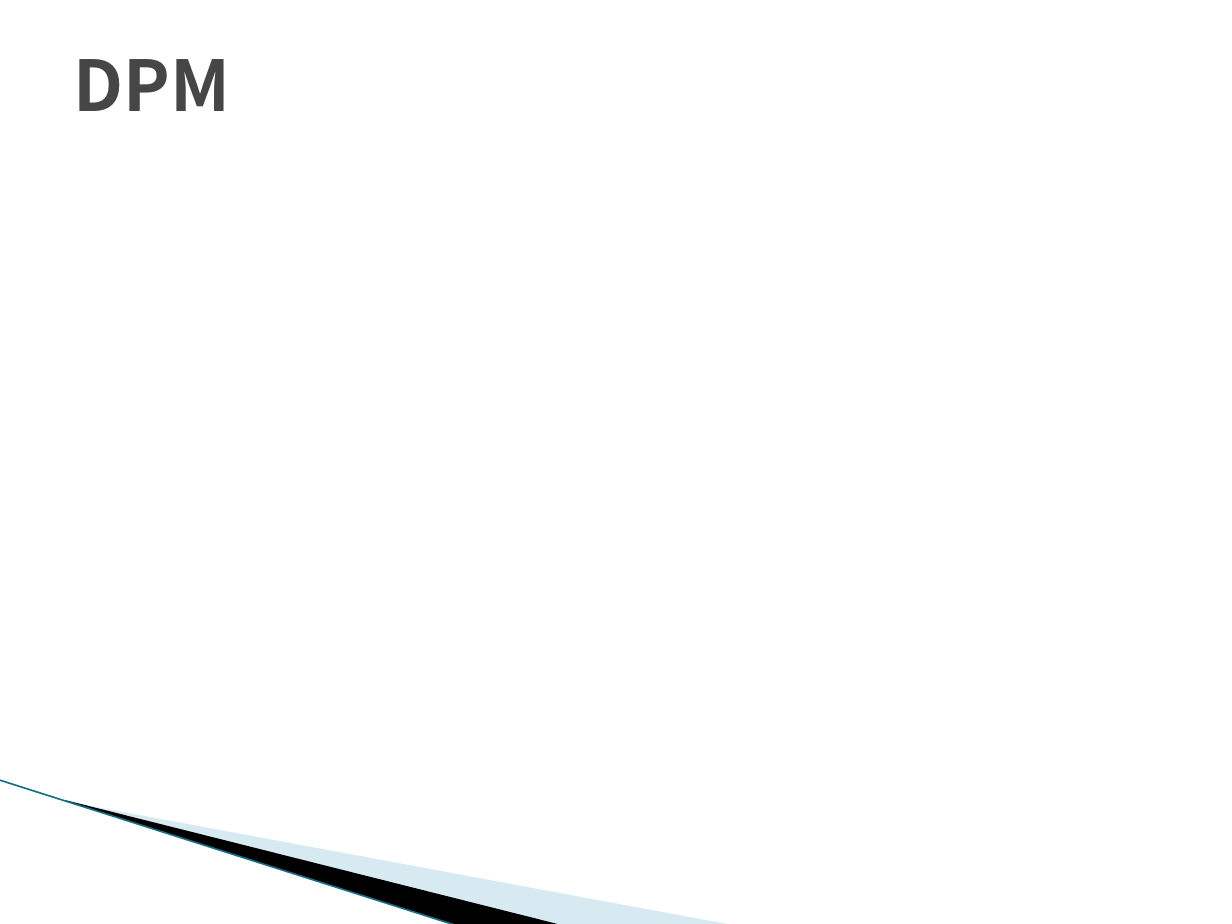
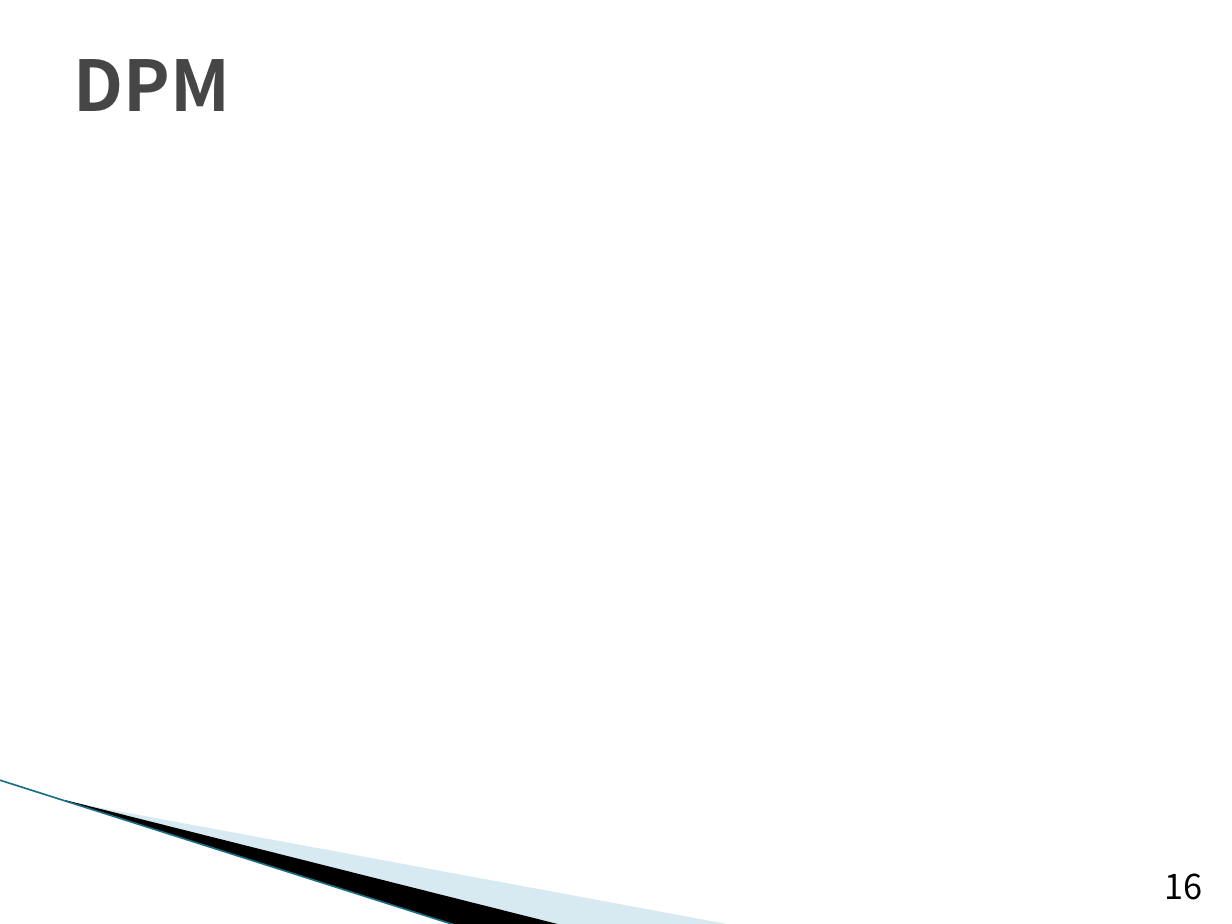
Before and after one commit to TetsuyaKomota/MyMasterStudies, a slide deck: slide 16 of slides/seminar_20170111.pptx. Drawn at 1232x924 pixels with LibreOffice and Linux fonts; fonts in the diff are those of the drawing; grey boxes stand for pictures; background and template pictures are left out. Boxes give left, top, right and bottom in pixels: in the first picture for what was removed or moved away, otherwise in the second. Text is boxed around its words. In the diff, an @@ line names an element or a change of style, - is before the commit and + after.

```diff
--- a/slides/seminar_20170111.pptx
+++ b/slides/seminar_20170111.pptx
@@ page number added at box(1164, 873, 1202, 900), 20 pt, text #000000 @@
+16
```
Also in this commit, not shown: 22 other slides changed, 1 slide added, 1 slide removed.
